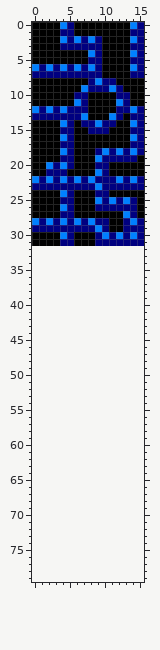
File history of a sprite sheet, assets/breakout_bg.png. Above is the file before it was changed.
The file is 16x32 pixels. The old version is drawn lined up with the new one, on the new canvas.
After the commit:
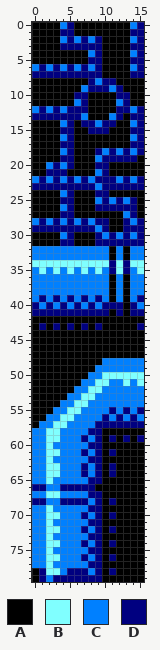
Palette (. is transparent): A #000000  B #80ffff  C #0080ff  D #000080
From the commit log: feat(breakout): screen size 256x160
The edit:
canvas 16x32 -> 16x80
@@ x 0..15 @@
 31 AAAADDAAADDDDDDD
-32 ................
-33 ................
-34 ................
-35 ................
-36 ................
-37 ................
-38 ................
-39 ................
-40 ................
-41 ................
-42 ................
-43 ................
-44 ................
-45 ................
-46 ................
-47 ................
-48 ................
-49 ................
-50 ................
-51 ................
-52 ................
-53 ................
-54 ................
-55 ................
-56 ................
-57 ................
-58 ................
-59 ................
-60 ................
-61 ................
-62 ................
-63 ................
-64 ................
-65 ................
-66 ................
-67 ................
-68 ................
-69 ................
-70 ................
-71 ................
-72 ................
-73 ................
-74 ................
-75 ................
-76 ................
-77 ................
-78 ................
-79 ................
+32 CCCCCCCCCCCACACC
+33 CCCCCCCCCCCACACC
+34 BBBBBBBBBBBDBDBB
+35 CBCBCBCBCBCDBDCB
+36 CCCCCCCCCCCACACC
+37 CCCCCCCCCCCACACC
+38 CCCCCCCCCCCACACC
+39 CDCDCDCDCDCACACD
+40 DCDCDCDCDCDDDADC
+41 DDDDDDDDDDDADADD
+42 AAAAAAAAAAAAAAAA
+43 ADADADADADAAAAAD
+44 AAAAAAAAAAAAAAAA
+45 AAAAAAAAAAAAAAAA
+46 AAAAAAAAAAAAAAAA
+47 AAAAAAAAAAAAAAAA
+48 AAAAAAAAAACCCCCC
+49 AAAAAAAAACCCCCCC
+50 AAAAAAAACCBBBBBB
+51 AAAAAAACCBBCCBCB
+52 AAAAAACCBBCCCCCC
+53 AAAAACCBBCCCCCCC
+54 AAAACCBBCCCCCCCC
+55 AAACCBBCCCCDCDCD
+56 AACCBBCCCCDCDCDC
+57 ACCBBCCCCDDDDDDD
+58 CCBBCCCCDDAAAAAA
+59 CCBBCCCDCDADADAD
+60 CCBCCCCCDDAAAAAA
+61 CCBBCCCDCDADAAAA
+62 CCBCCCCCDDAAAAAA
+63 CCBBCCCDCDADAAAA
+64 CCBBCCCDCDADAAAA
+65 CCBCCCCCDDAAAAAA
+66 DDCCDDDDDAAAAAAA
+67 CCBBCCCCDDAAAAAA
+68 DDCCDDDDCDADAAAA
+69 CCBCCCCCDDAAAAAA
+70 CCBBCCCDCDADAAAA
+71 CCBCCCCCDDAAAAAA
+72 CCBBCCCDCDADAAAA
+73 CCBCCCCCDDAAAAAA
+74 CCBBCCCDCDADAAAA
+75 CCBCCCCCDDAAAAAA
+76 CCBBCCCDCDADAAAA
+77 CCBCCCCCDDAAAAAA
+78 ADBBCDDDCDADAAAA
+79 ADCDDDDDDDAAAAAA
Where, in picture pixels (left, top, right, bottom), the same in both pictures:
added: (32, 246, 144, 582)
